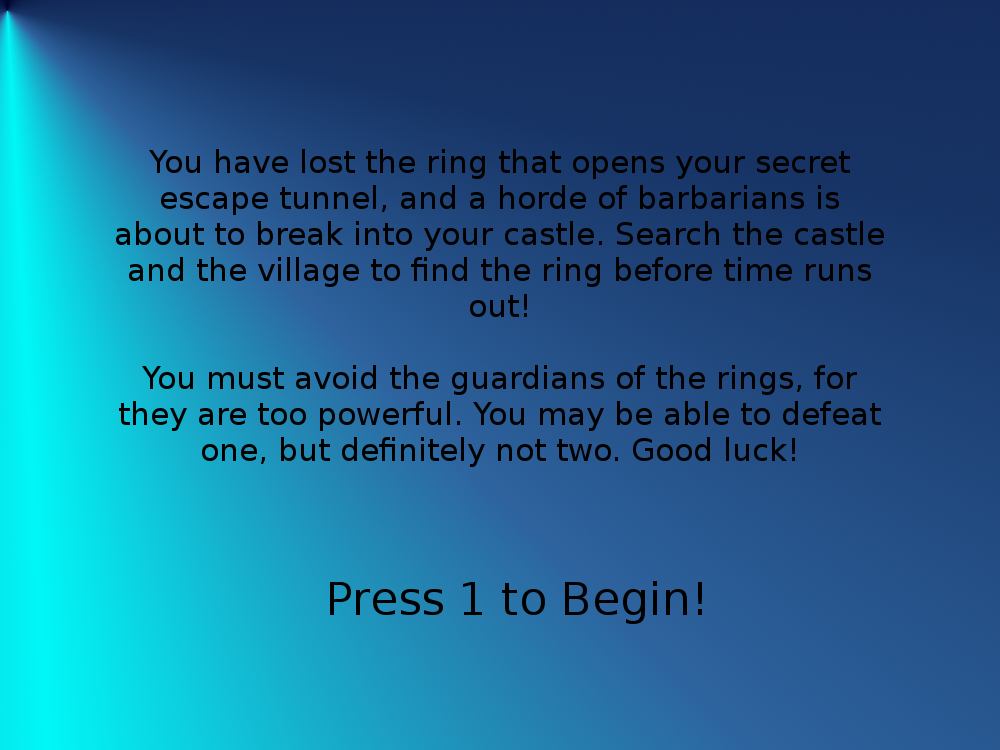
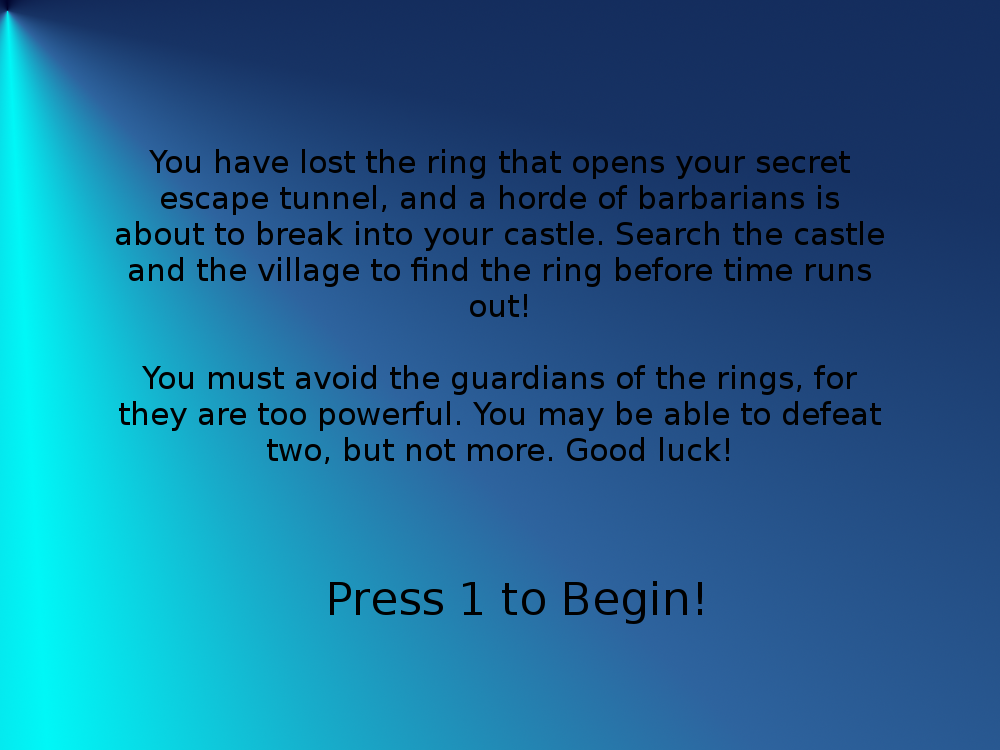
Revision of a layered (1000, 750) image; what changed, layer by layer:
painted on "..." over [202, 437, 795, 467]
